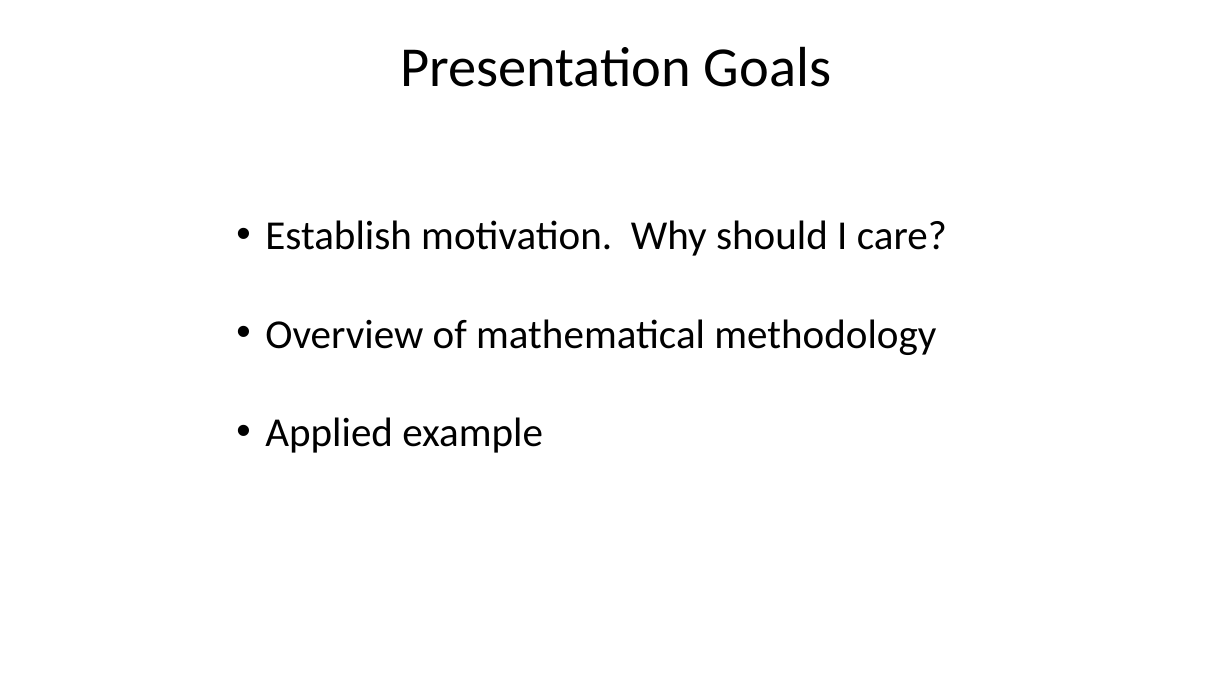
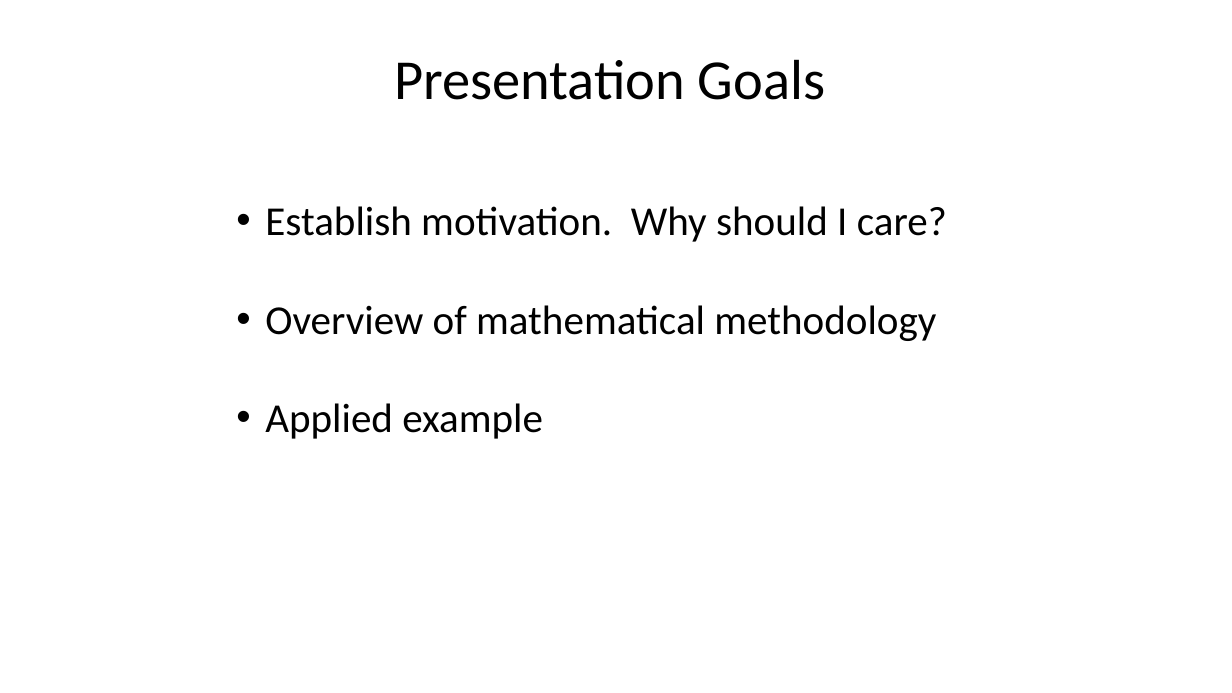
Before and after one commit to leepanter/SelfOrganizingMaps, a slide deck: slide 2 of Presentation/PresentationIterations/v1/v1.pptx. Drawn at 1232x693 pixels with LibreOffice and Linux fonts; fonts in the diff are those of the drawing. Boxes give left, top, right and bottom in pixels: in the first picture for what was removed or moved away, otherwise in the second. Text is boxed around its words. In the diff, an @@ line names an element or a change of style, - is before the commit and + after.

```diff
--- a/Presentation/PresentationIterations/v1/v1.pptx
+++ b/Presentation/PresentationIterations/v1/v1.pptx
@@ text "Presentation Goals": place and size @@
-text "Presentation Goals" at <box>400,46,831,87</box>
+text "Presentation Goals" at <box>394,59,825,100</box>
@@ text "Establish motivation. Why should I ...": place and size @@
-text "Establish motivation. Why should I ..." at <box>265,220,947,453</box>
+text "Establish motivation. Why should I ..." at <box>265,206,947,439</box>
```
Also in this commit, not shown: 5 other slides changed, 7 slides added, 14 slides removed, 14 other files.
